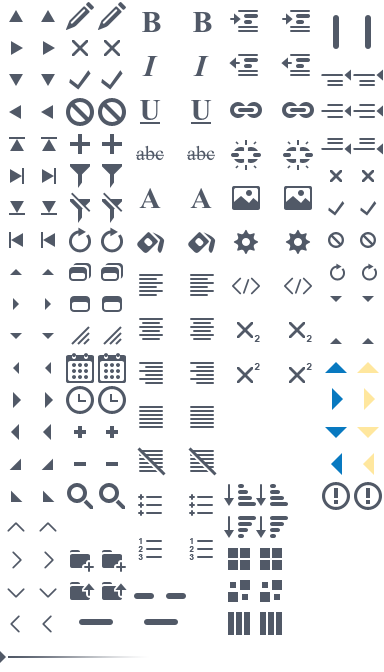
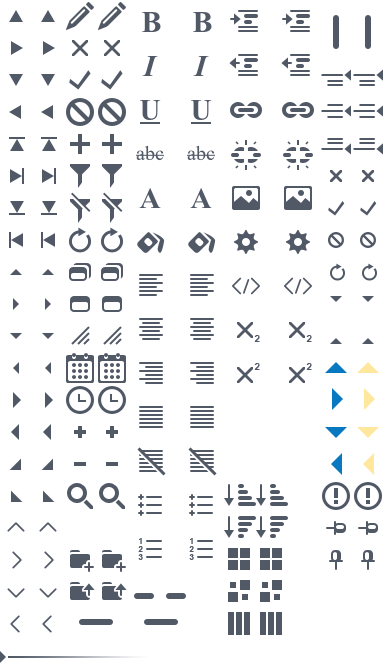
Layers edited between the first and the second 384 × 672 image:
added layer "unpin hover" in group "Widgets 2 copy" over box(361, 550, 375, 570)
added layer "pin hover" in group "Widgets 2 copy" over box(358, 521, 378, 535)
added layer "unpin" in group "Widgets 2" over box(329, 550, 343, 570)
added layer "pin" in group "Widgets 2" over box(326, 521, 346, 535)
